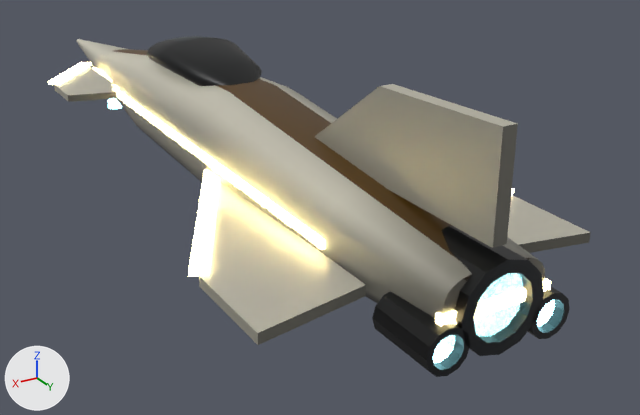
A saved change to the glTF model public/assets/kits/shaddai_ship_lancer_v01.glb.
Rendered twice from a 50 mm lens placed at (2.46, 5.69, 2.79), pointed at (-0.5, 0.74, 0.31). Every picture has the same lights, and +X, +Y and +Z are marked at lower left. The first picture is the older version. Where no turn or scale is listed for an object, it has been applied to the vertices.

Names of what the first picture shows: 'shaddai_ship_lancer', 'shaddai_ship_lancer_thrusters'.
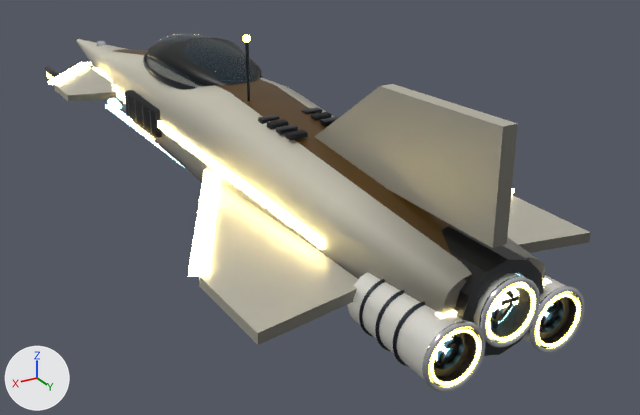
What differs and where, as boxes [x1, y1, x2, y2] in the pictures (640 x 415 px):
'shaddai_ship_lancer_detail', added: after [45, 34, 584, 392]
    faces in mat_shipd_body_lancer (white #f1efe6): [348, 272, 577, 385]
    faces in mat_shipd_chrome (white #e7eaed): [96, 41, 584, 392]
    faces in mat_shipd_gunmetal (dark grey #35383f): [45, 42, 559, 367]
    faces in mat_shipd_dark (black #16181d): [125, 90, 576, 382]
    faces in mat_shipd_glass (dark blue #273f4b): [146, 34, 261, 87]

Patch to the scene script:
```diff
--- a/public/assets/kits/shaddai_ship_lancer_v01.glb.py
+++ b/public/assets/kits/shaddai_ship_lancer_v01.glb.py
@@ mat_shipd_chrome @@
+mat_shipd_chrome = principled_material('shipd_chrome')
+mat_shipd_chrome.base_color = (0.8, 0.82, 0.85)  # white #e7eaed
+mat_shipd_chrome.metallic = 1.0
+mat_shipd_chrome.roughness = 0.12
@@ mat_shipd_gunmetal @@
+mat_shipd_gunmetal = principled_material('shipd_gunmetal')
+mat_shipd_gunmetal.base_color = (0.035, 0.04, 0.05)  # dark grey #35383f
+mat_shipd_gunmetal.metallic = 0.9
+mat_shipd_gunmetal.roughness = 0.32
@@ mat_shipd_body_lancer @@
+mat_shipd_body_lancer = principled_material('shipd_body_lancer')
+mat_shipd_body_lancer.base_color = (0.88, 0.863, 0.791)  # white #f1efe6
+mat_shipd_body_lancer.metallic = 0.55
+mat_shipd_body_lancer.roughness = 0.35
@@ mat_shipd_glass @@
+mat_shipd_glass = principled_material('shipd_glass')
+mat_shipd_glass.base_color = (0.02, 0.05, 0.07)  # dark blue #273f4b
+mat_shipd_glass.metallic = 0.1
+mat_shipd_glass.roughness = 0.03
+mat_shipd_glass.alpha = 0.42
@@ mat_shipd_core @@
+mat_shipd_core = principled_material('shipd_core')
+mat_shipd_core.base_color = (0.35, 0.95, 1.0)  # cyan #a0f9ff
+mat_shipd_core.roughness = 0.2
+mat_shipd_core.emission_color = (0.35, 0.95, 1.0)  # cyan #a0f9ff
+mat_shipd_core.emission_strength = 14.0
@@ mat_shipd_dark @@
+mat_shipd_dark = principled_material('shipd_dark')
+mat_shipd_dark.base_color = (0.008, 0.009, 0.012)  # black #16181d
+mat_shipd_dark.metallic = 0.3
+mat_shipd_dark.roughness = 0.7
@@ mat_shipd_glow_lancer @@
+mat_shipd_glow_lancer = principled_material('shipd_glow_lancer')
+mat_shipd_glow_lancer.base_color = (0.807, 0.552, 0.107)  # yellow #e8c45c
+mat_shipd_glow_lancer.roughness = 0.3
+mat_shipd_glow_lancer.emission_color = (1.0, 0.684, 0.133)  # yellow #ffd866
+mat_shipd_glow_lancer.emission_strength = 7.263
@@ me_shaddai_ship_lancer_detail @@
+me_shaddai_ship_lancer_detail.from_pydata(...)  # 10107 vertices, 19508 faces; spans x -0.58..0.58, y -2.4..3.21, z 0.53..1.64
+# faces by material slot: [10104, 840, 3312, 1356, 480, 348, 3068]
+me_shaddai_ship_lancer_detail.materials.append(mat_shipd_gunmetal)  # dark grey #35383f
+me_shaddai_ship_lancer_detail.materials.append(mat_shipd_dark)  # black #16181d
+me_shaddai_ship_lancer_detail.materials.append(mat_shipd_glow_lancer)  # yellow #e8c45c, glowing yellow #ffd866
+me_shaddai_ship_lancer_detail.materials.append(mat_shipd_core)  # cyan #a0f9ff, glowing cyan #a0f9ff
+me_shaddai_ship_lancer_detail.materials.append(mat_shipd_glass)  # dark blue #273f4b
+me_shaddai_ship_lancer_detail.materials.append(mat_shipd_body_lancer)  # white #f1efe6
+me_shaddai_ship_lancer_detail.materials.append(mat_shipd_chrome)  # white #e7eaed
@@ ob_shaddai_ship_lancer_detail @@
+ob_shaddai_ship_lancer_detail = bpy.data.objects.new('shaddai_ship_lancer_detail', me_shaddai_ship_lancer_detail)
+ob_shaddai_ship_lancer_detail.location = (0.0, 0.0, 0.0)
```
